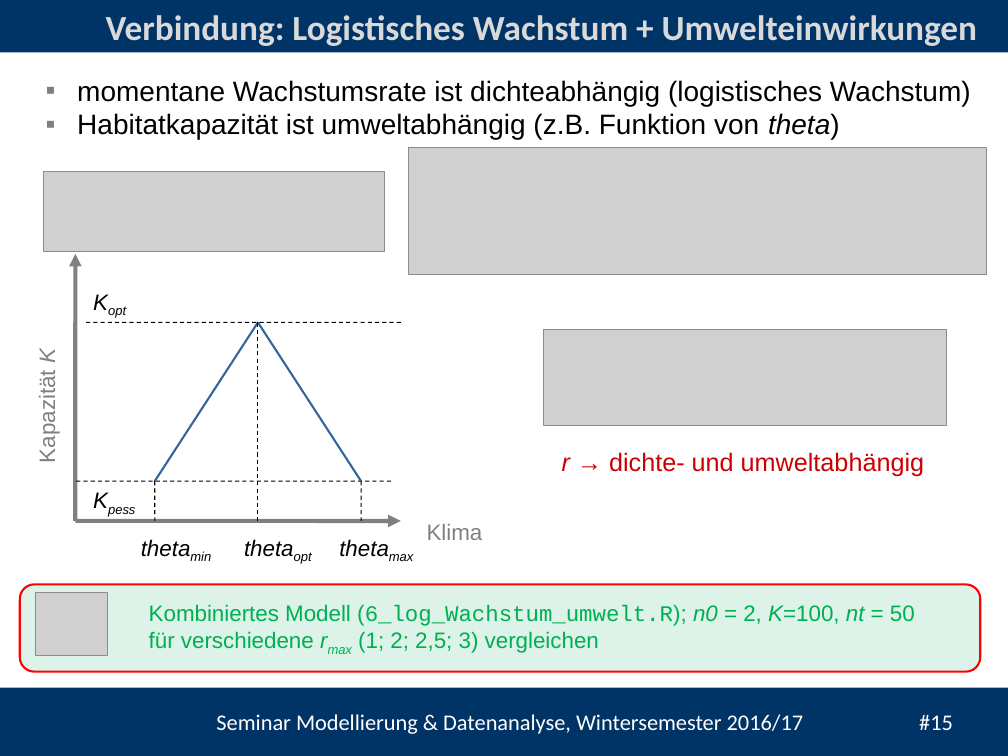
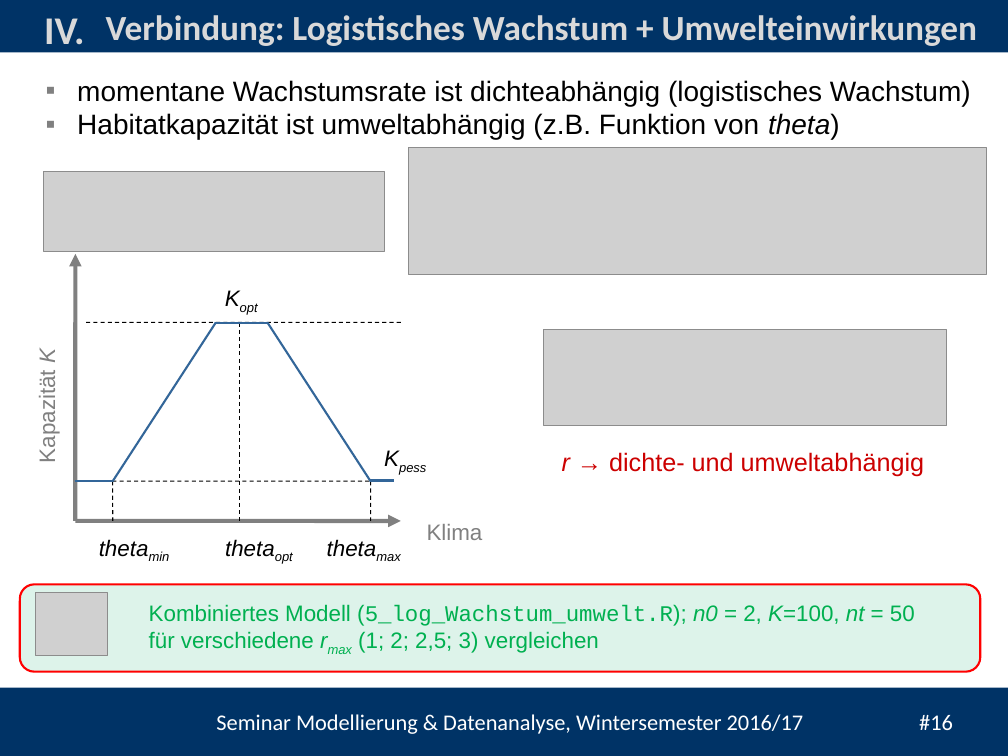
Before and after one commit to heistermann/Einf_Modellierung, a slide deck: slide 16 of Termin_2/Termin_2_Populationsmodelle.pptx (slide 15 before the commit). Drawn at 1008x756 pixels with LibreOffice and Linux fonts; fonts in the diff are those of the drawing; grey boxes stand for pictures; background and template pictures are left out. Boxes give left, top, right and bottom in pixels: in the first picture for what was removed or moved away, otherwise in the second. Text is boxed around its words. In the diff, an @@ line names an element or a change of style, - is before the commit and + after.

```diff
--- a/Termin_2/Termin_2_Populationsmodelle.pptx
+++ b/Termin_2/Termin_2_Populationsmodelle.pptx
@@ text added at bbox=[44, 18, 84, 54], 28 pt, text #D9D9D9, bold @@
+IV.
@@ text "Kopt": place and size @@
-text "Kopt" at bbox=[84, 283, 140, 321]
+text "Kopt" at bbox=[215, 279, 271, 317]
@@ line added from (267, 323) to (215, 323), #336699 1.5 pt @@
@@ line moved from (258, 323) - (258, 521) to (239, 323) - (239, 521) @@
@@ line moved from (361, 481) - (258, 323) to (371, 481) - (267, 323) @@
@@ text "Kpess": place and size @@
-text "Kpess" at bbox=[84, 481, 151, 518]
+text "Kpess" at bbox=[374, 439, 442, 477]
@@ line added from (76, 481) to (113, 481), #336699 1.5 pt @@
@@ 2 lines, 1 text: place and size @@
-2 lines, 1 text at bbox=[131, 323, 258, 566]
+2 lines, 1 text at bbox=[89, 323, 216, 566]
@@ line added from (394, 481) to (370, 481), #336699 1.5 pt @@
@@ line moved from (361, 481) - (361, 521) to (371, 481) - (371, 521) @@
@@ text "thetaopt": place and size @@
-text "thetaopt" at bbox=[234, 529, 326, 566]
+text "thetaopt" at bbox=[216, 529, 307, 566]
@@ text "thetamax": place and size @@
-text "thetamax" at bbox=[330, 529, 428, 566]
+text "thetamax" at bbox=[317, 529, 415, 566]
@@ text at bbox=[149, 604, 915, 653]: text changed @@
-Kombiniertes Modell (6_log_Wachstum_umwelt.R); n0 = 2, K=100, nt = 50 für verschiedene rmax (1; 2; 2,5; 3) vergleichen
+Kombiniertes Modell (5_log_Wachstum_umwelt.R); n0 = 2, K=100, nt = 50 für verschiedene rmax (1; 2; 2,5; 3) vergleichen
@@ text at bbox=[216, 714, 953, 734]: text changed @@
-Seminar Modellierung & Datenanalyse, Wintersemester 2016/17 #15
+Seminar Modellierung & Datenanalyse, Wintersemester 2016/17 #16
```
Also in this commit, not shown: 12 other slides changed, 1 slide added, 5 other files.
